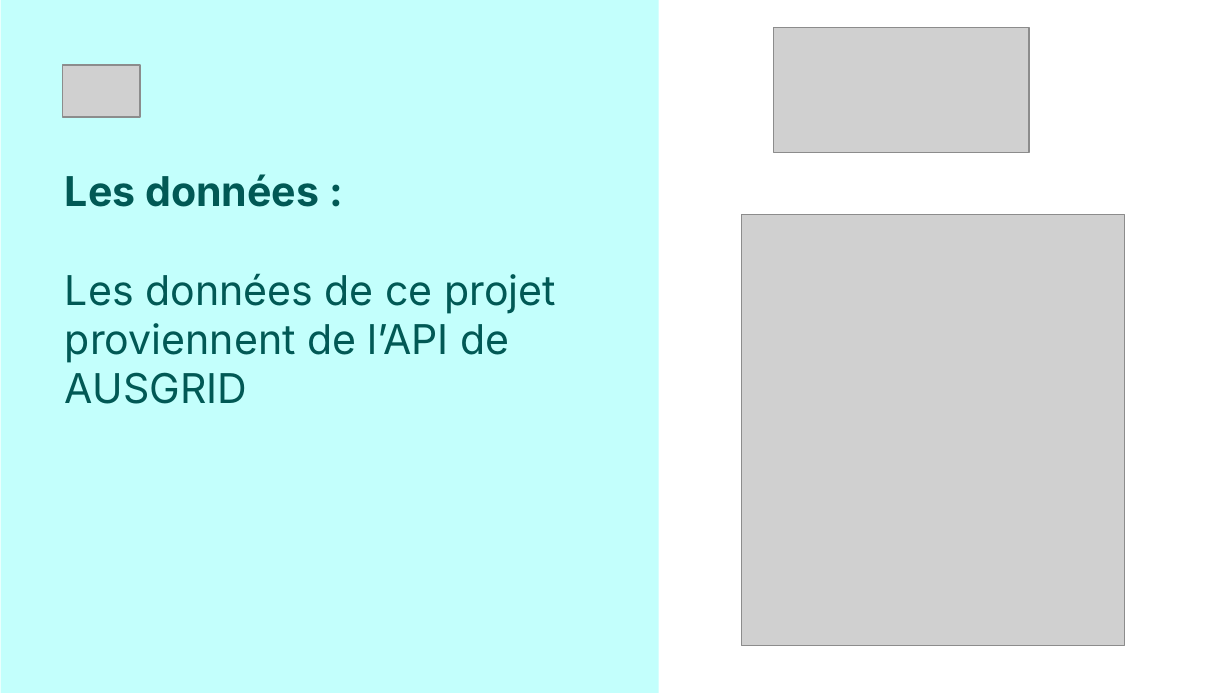
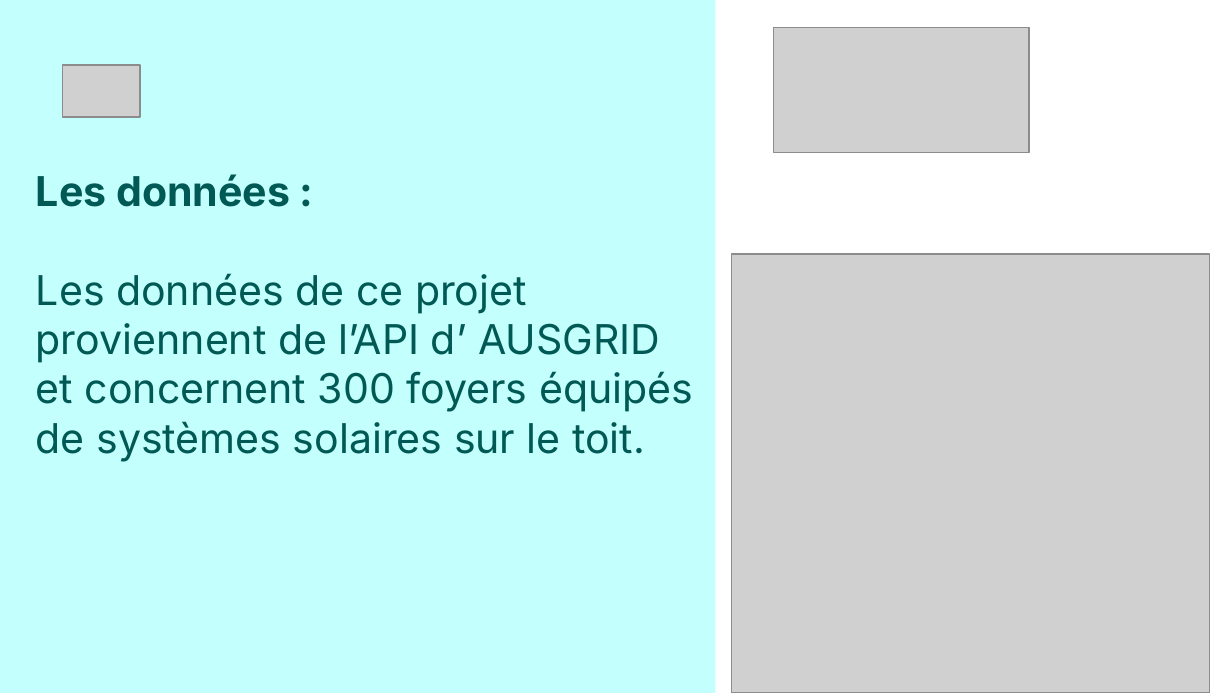
Before and after one commit to flaudeb/SOLAR_ENERGY_PROJECT, a slide deck: slide 5 of modeling/Final_Project_Slides.pptx. Drawn at 1232x693 pixels with LibreOffice and Linux fonts; fonts in the diff are those of the drawing; grey boxes stand for pictures. Boxes give left, top, right and bottom in pixels: in the first picture for what was removed or moved away, otherwise in the second. Text is boxed around its words. In the diff, an @@ line names an element or a change of style, - is before the commit and + after.

```diff
--- a/modeling/Final_Project_Slides.pptx
+++ b/modeling/Final_Project_Slides.pptx
@@ rectangle: place and size @@
-rectangle at box(1, 0, 659, 692)
+rectangle at box(0, 0, 716, 692)
@@ title "Les données :": place and size @@
-title "Les données :" at box(65, 174, 556, 404)
+title "Les données :" at box(36, 174, 693, 462)
@@ picture: place and size @@
-picture at box(742, 214, 1125, 646)
+picture at box(732, 254, 1210, 692)
@@ title at box(36, 273, 693, 462): text changed @@
-Les données de ce projet proviennent de l’API de AUSGRID
+Les données de ce projet proviennent de l’API d’ AUSGRID et concernent 300 foyers équipés de systèmes solaires sur le toit.
```
Also in this commit, not shown: 2 other slides changed, 2 slides added, 4 slides removed, 7 other files.
